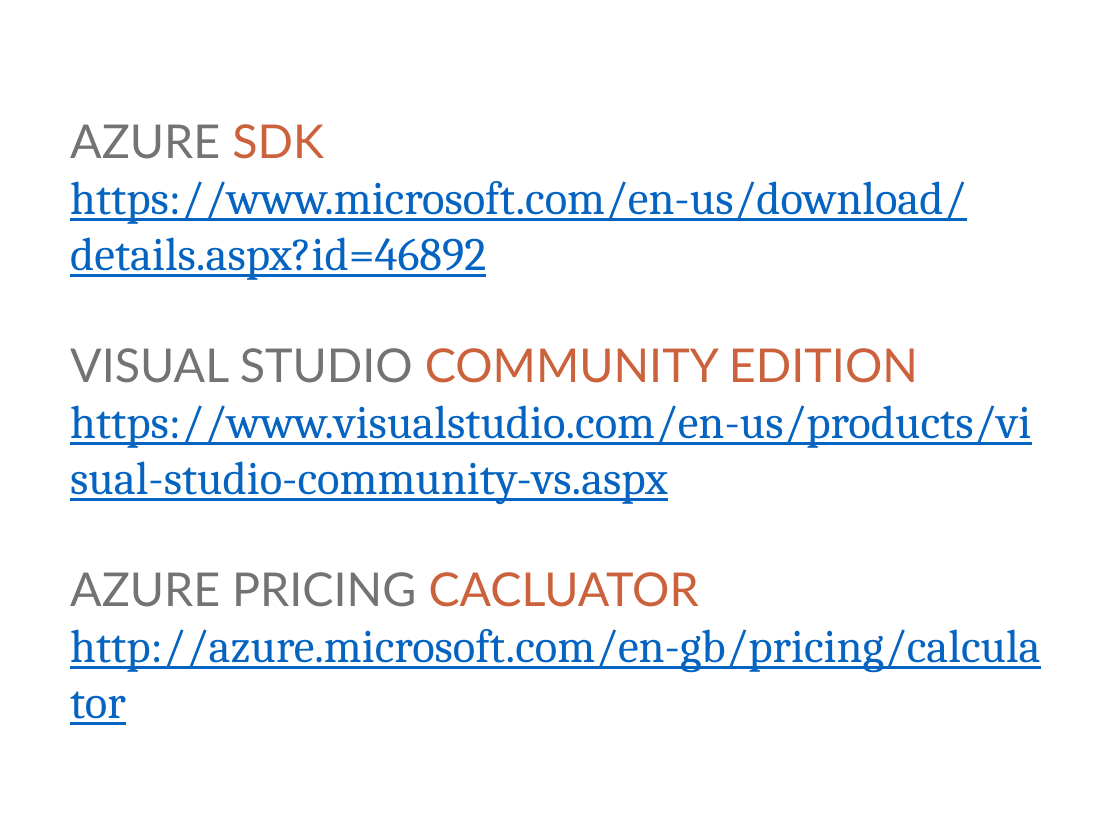
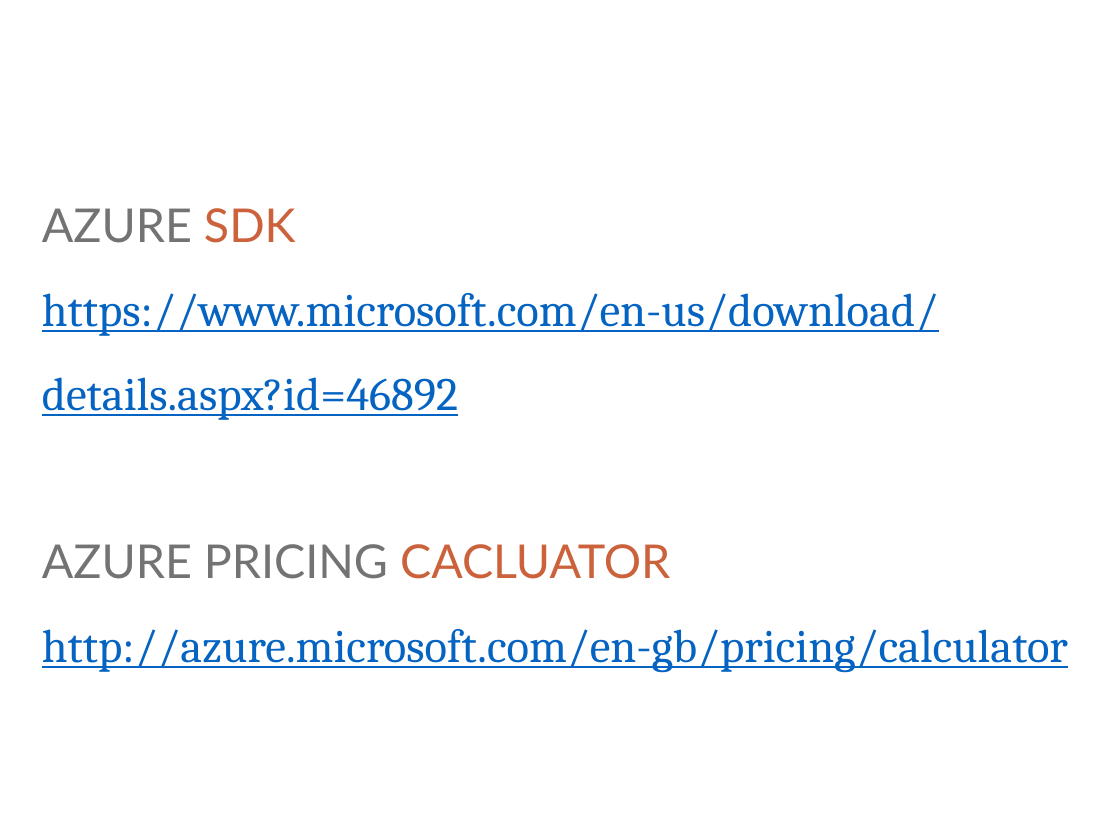
Before and after one commit to ritasker/Presentations-Archive, a slide deck: slide 2 of Current/Azure The Good Parts Web Apps/AzureTheGoodParts-WebApps.pptx. Drawn at 1120x840 pixels with LibreOffice and Linux fonts; fonts in the diff are those of the drawing; background and template pictures are left out. Boxes give left, top, right and bottom in pixels: in the first picture for what was removed or moved away, otherwise in the second. Text is boxed around its words. In the diff, an @@ line names an element or a change of style, - is before the commit and + after.

Commit message:
Archived old presentations. Started resturcturing Azure the Good Parts.

```diff
--- a/Current/Azure The Good Parts Web Apps/AzureTheGoodParts-WebApps.pptx
+++ b/Current/Azure The Good Parts Web Apps/AzureTheGoodParts-WebApps.pptx
@@ text "AZURE SDK": place and size @@
-text "AZURE SDK" at box(70, 124, 1040, 673)
+text "AZURE SDK" at box(42, 208, 1068, 673)
@@ text "AZURE SDK" at box(42, 208, 1068, 673): line spacing 1 to 1.5 @@
@@ text at box(70, 348, 1031, 504): paragraph removed @@
-VISUAL STUDIO COMMUNITY EDITION https://www.visualstudio.com/en-us/products/visual-studio-community-vs.aspx
```
Also in this commit, not shown: 1 slide added, 10 slides removed, 58 other files.
